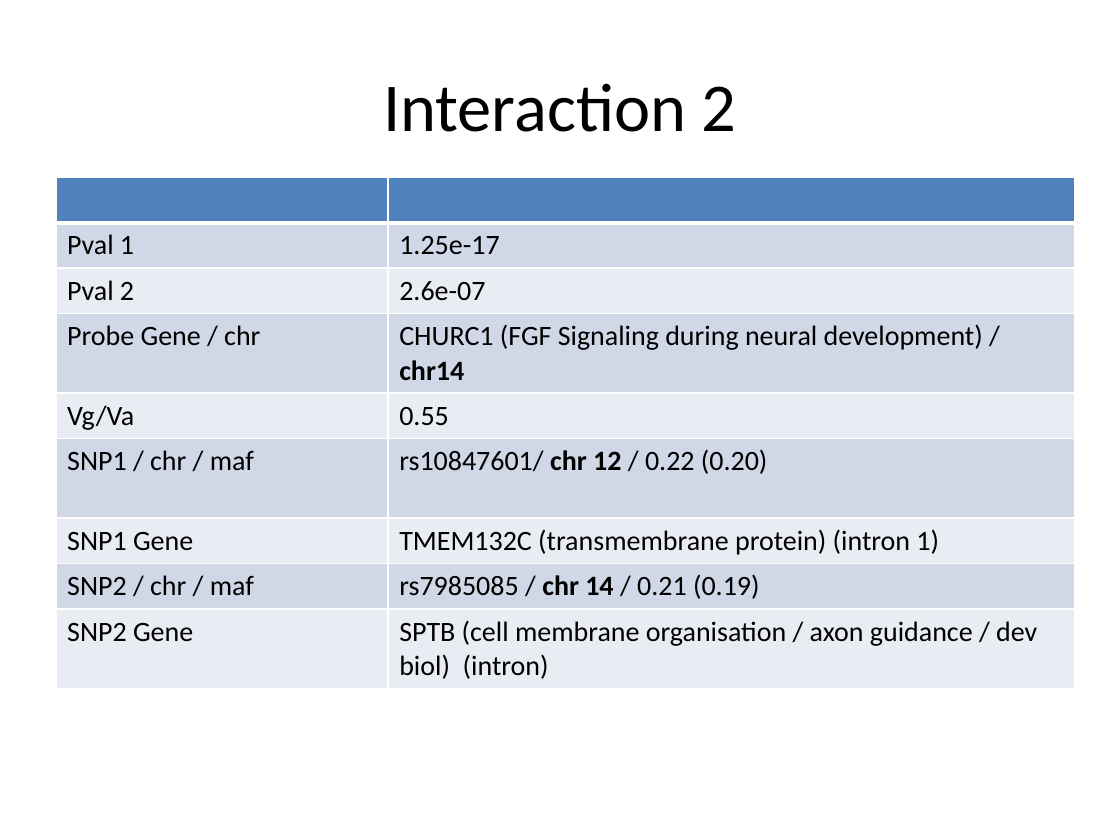
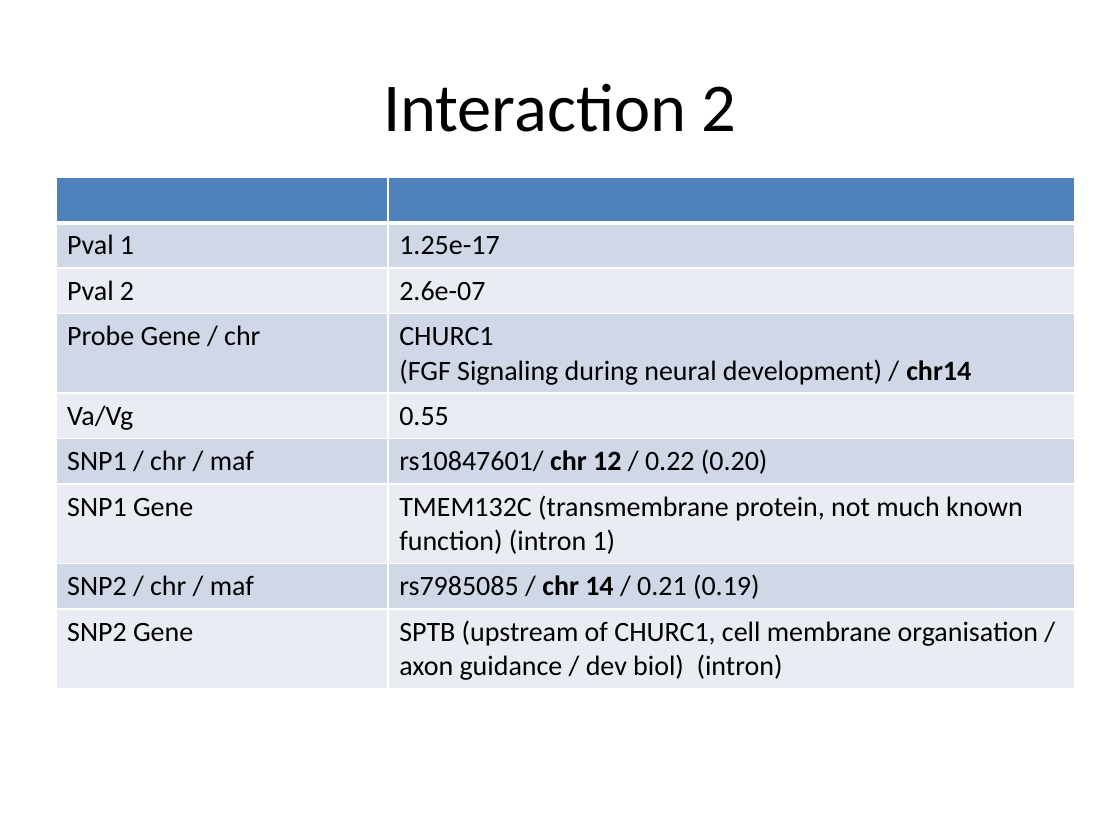
Before and after one commit to explodecomputer/eQTL-2D, a slide deck: slide 6 of eQTL_2D/analysis/update.pptx. Drawn at 1120x840 pixels with LibreOffice and Linux fonts; fonts in the diff are those of the drawing. Boxes give left, top, right and bottom in pixels: in the first picture for what was removed or moved away, otherwise in the second. Text is boxed around its words. In the diff, an @@ line names an element or a change of style, - is before the commit and + after.

```diff
--- a/eQTL_2D/analysis/update.pptx
+++ b/eQTL_2D/analysis/update.pptx
@@ table at [56,177,1075,684] @@
-row 4, column 2: CHURC1 (FGF Signaling during neural development) / chr14
+row 4, column 2: CHURC1 / (FGF Signaling during neural development) / chr14
-row 5, column 1: Vg/Va
+row 5, column 1: Va/Vg
-row 7, column 2: TMEM132C (transmembrane protein) (intron 1)
+row 7, column 2: TMEM132C (transmembrane protein, not much known function) (intron 1)
-row 9, column 2: SPTB (cell membrane organisation / axon guidance / dev biol) (intron)
+row 9, column 2: SPTB (upstream of CHURC1, cell membrane organisation / axon guidance / dev biol) (intron)
```
Also in this commit, not shown: 3 other slides changed, 1 other file.
